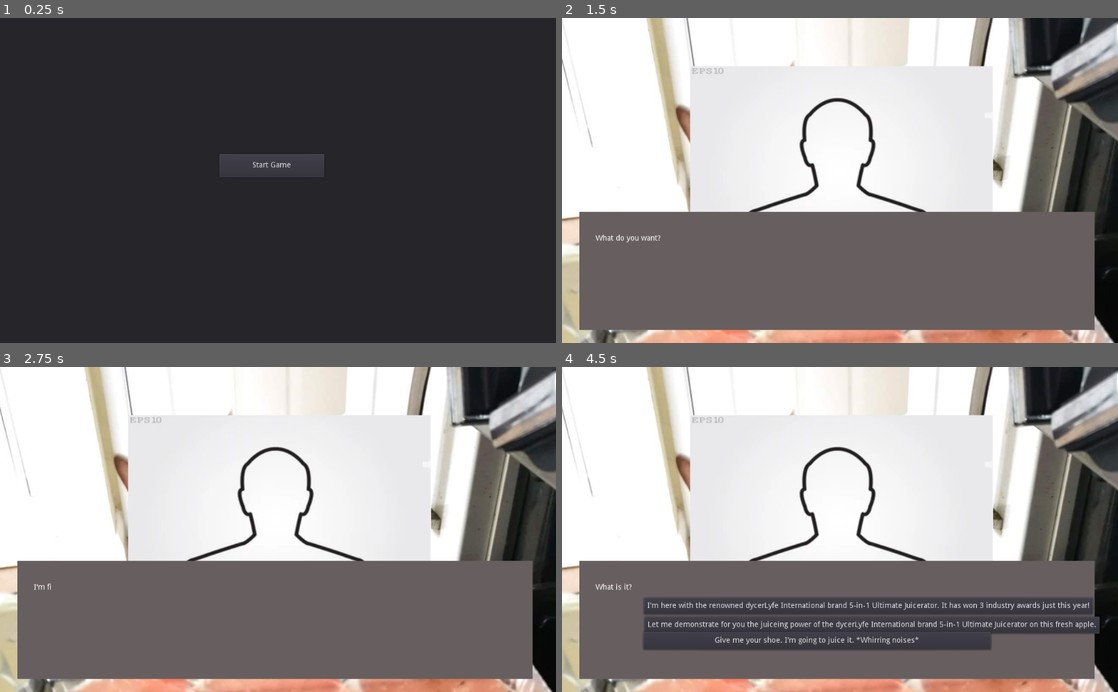
Above: before the commit, frames 1-4 (two rows, left to right).
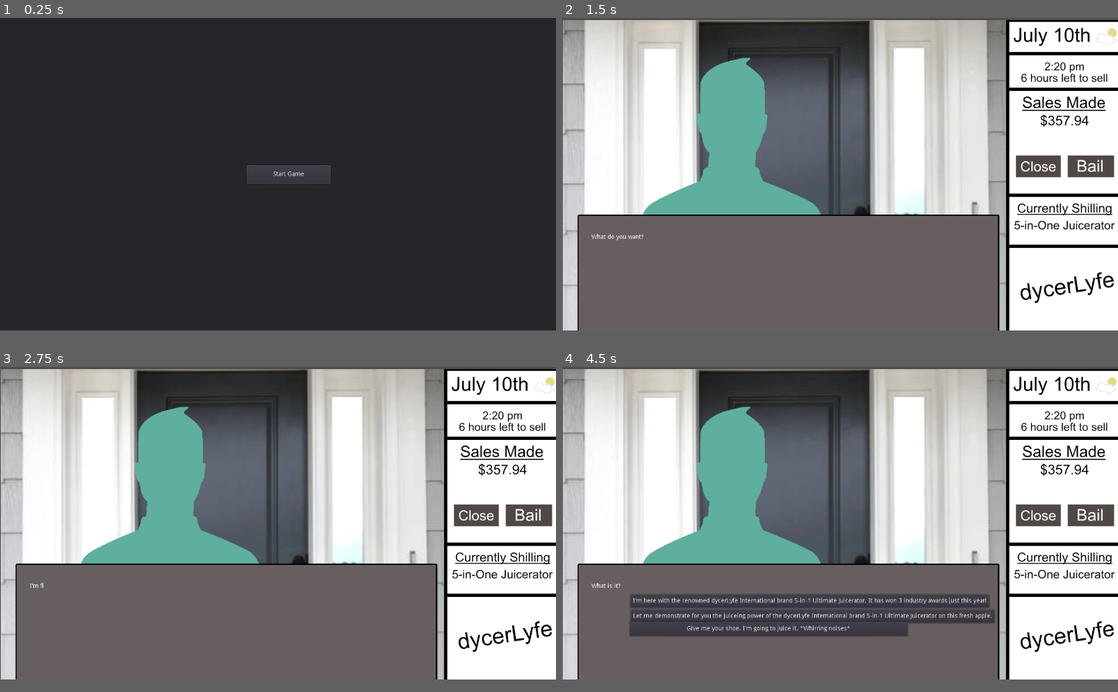
Above: after the commit, the same moments.

Repository: Feketelo/DycerLyfe-International-RenPy-
Game: Godot game, scene res://DycerLyfe.tscn
Two runs of this game, one before a commit and one after it. Both use one fixed random seed, a clock stepped at 60 frames per second and the inputs below.
Inputs:
- Up to frame 1 (0.25 s): no input
- Up to frame 2 (1.5 s): click "Start Game" at 0.5 s; tap Enter (ui_accept) at 1.25 s
- Up to frame 3 (2.75 s): tap Enter (ui_accept) at 1.52 s; click "Hello, how are you this eveni…" at 2 s
- Up to frame 4 (4.5 s): tap Enter (ui_accept) at 2.75, 3.02, 3.5, 4.25 s
In our replay, the window is 800x468 before the commit and 800x450 after it. These sizes can differ from the game's own. Grey fills any space a smaller window leaves; there, only what the larger window draws over its background counts as a difference.

The runs differ from the first frame. In frame 1, 0.9% of the frame differs, in the area x 39-60%, y 41-52%; in frame 2, 57%; in frame 3, 57%; in frame 4, 63%, in the area x 0-100%, y 0-100%.

Commit message:
fiddling with assets

Diff:
--- a/HouseCall_1.gd
+++ b/Controller.gd
@@ -12,7 +12,6 @@
 var active
 var points = 0
 var success_chance
-
 
 func _ready():
 	#choose_scene()
--- a/DycerLyfe.tscn
+++ b/DycerLyfe.tscn
@@ -1,19 +1,19 @@
 [gd_scene load_steps=5 format=2]
 
-[ext_resource path="res://Images/cat.png" type="Texture" id=1]
+[ext_resource path="res://Images/DefaultBackground.jpg" type="Texture" id=1]
 [ext_resource path="res://Dialogue.gd" type="Script" id=2]
 [ext_resource path="res://Images/humanoutlin.png" type="Texture" id=3]
-[ext_resource path="res://HouseCall_1.gd" type="Script" id=4]
+[ext_resource path="res://Controller.gd" type="Script" id=4]
 
 [node name="DycerLyfe" type="Node2D"]
 
 [node name="Background" type="Sprite" parent="."]
-position = Vector2( 513.125, 306.5 )
-scale = Vector2( 0.976468, 1.00796 )
+position = Vector2( 645, 367 )
+scale = Vector2( 0.67, 0.67 )
 texture = ExtResource( 1 )
 
 [node name="CharacterPosition" type="Position2D" parent="."]
-position = Vector2( 514, 277 )
+position = Vector2( 640, 300 )
 
 [node name="Encounter1" type="Node" parent="."]
 script = ExtResource( 2 )
@@ -27,16 +27,16 @@
 script = ExtResource( 4 )
 
 [node name="Humanoutlin" type="Sprite" parent="Control"]
-position = Vector2( 515, 279 )
-scale = Vector2( 0.679878, 0.652397 )
+visible = false
+position = Vector2( 548, 286.75 )
+scale = Vector2( 0.679878, 0.632705 )
 texture = ExtResource( 3 )
 
 [node name="TextBox" type="ColorRect" parent="Control"]
-visible = false
-margin_left = 32.0
-margin_top = 358.0
-margin_right = 981.0
-margin_bottom = 576.0
+margin_left = 38.0
+margin_top = 456.0
+margin_right = 1003.0
+margin_bottom = 726.0
 color = Color( 0.403922, 0.372549, 0.372549, 1 )
 
 [node name="RichTextLabel" type="RichTextLabel" parent="Control/TextBox"]
@@ -76,16 +76,16 @@
 margin_bottom = 204.0
 
 [node name="StartScreen" type="Panel" parent="."]
-margin_left = -12.0
-margin_top = -18.0
-margin_right = 1037.0
-margin_bottom = 625.0
+margin_left = -17.0
+margin_top = -8.0
+margin_right = 1287.0
+margin_bottom = 755.0
 
 [node name="Button" type="Button" parent="StartScreen"]
-margin_left = 416.0
-margin_top = 269.0
-margin_right = 609.0
-margin_bottom = 312.0
+margin_left = 585.0
+margin_top = 347.0
+margin_right = 778.0
+margin_bottom = 390.0
 text = "Start Game"
 
 [connection signal="tween_completed" from="Control/TextBox/Tween" to="Control" method="_on_Tween_tween_completed"]
--- a/project.godot
+++ b/project.godot
@@ -14,6 +14,12 @@
 run/main_scene="res://DycerLyfe.tscn"
 config/icon="res://icon.png"
 
+[display]
+
+window/size/width=1280
+window/size/height=720
+window/size/borderless=true
+
 [physics]
 
 common/enable_pause_aware_picking=true
Binary file added: Images/DefaultBackground.jpg
Not shown, changed: Images/DefaultBackground.jpg.import
Binary file removed: Images/cat.png
